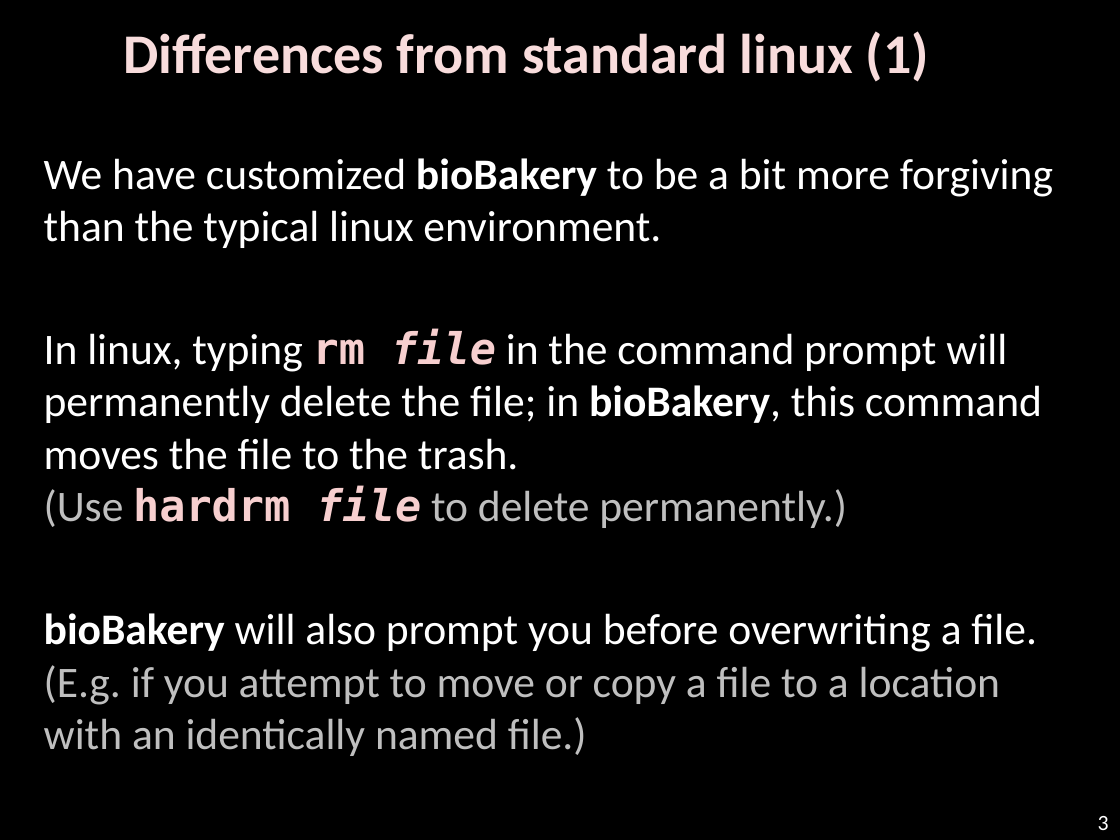
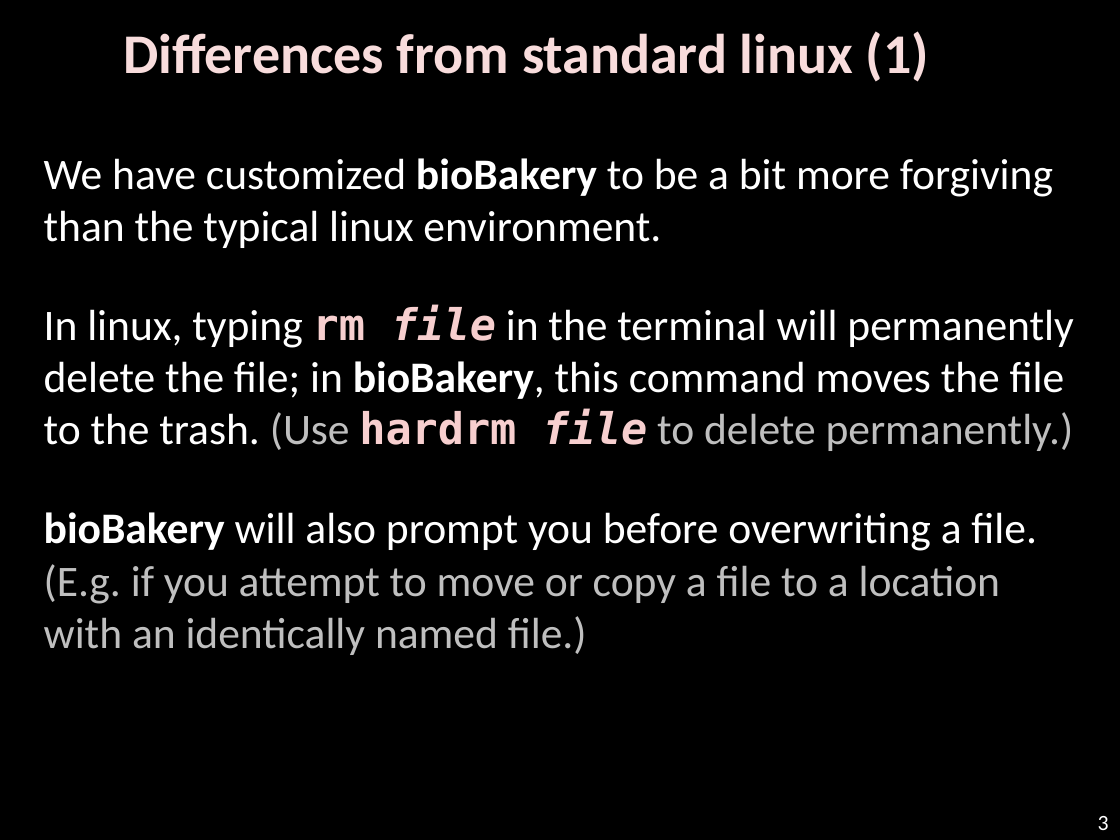
Before and after one commit to biobakery/biobakery, a slide deck: slide 3 of vagrant/biobakery-gui/WELCOME.pptx. Drawn at 1120x840 pixels with LibreOffice and Linux fonts; fonts in the diff are those of the drawing; background and template pictures are left out. Boxes give left, top, right and bottom in pixels: in the first picture for what was removed or moved away, otherwise in the second. Text is boxed around its words. In the diff, an @@ line names an element or a change of style, - is before the commit and + after.

```diff
--- a/vagrant/biobakery-gui/WELCOME.pptx
+++ b/vagrant/biobakery-gui/WELCOME.pptx
@@ text at (x1=44, y1=158, x2=1053, y2=655): more space between paragraphs @@
@@ text at (x1=44, y1=305, x2=1074, y2=451): text changed @@
-In linux, typing rm file in the command prompt will permanently delete the file; in bioBakery, this command moves the file to the trash.
-(Use hardrm file to delete permanently.)
+In linux, typing rm file in the terminal will permanently delete the file; in bioBakery, this command moves the file to the trash. (Use hardrm file to delete permanently.)
```
Also in this commit, not shown: 7 other slides changed, 2 slides added, 1 other file.
